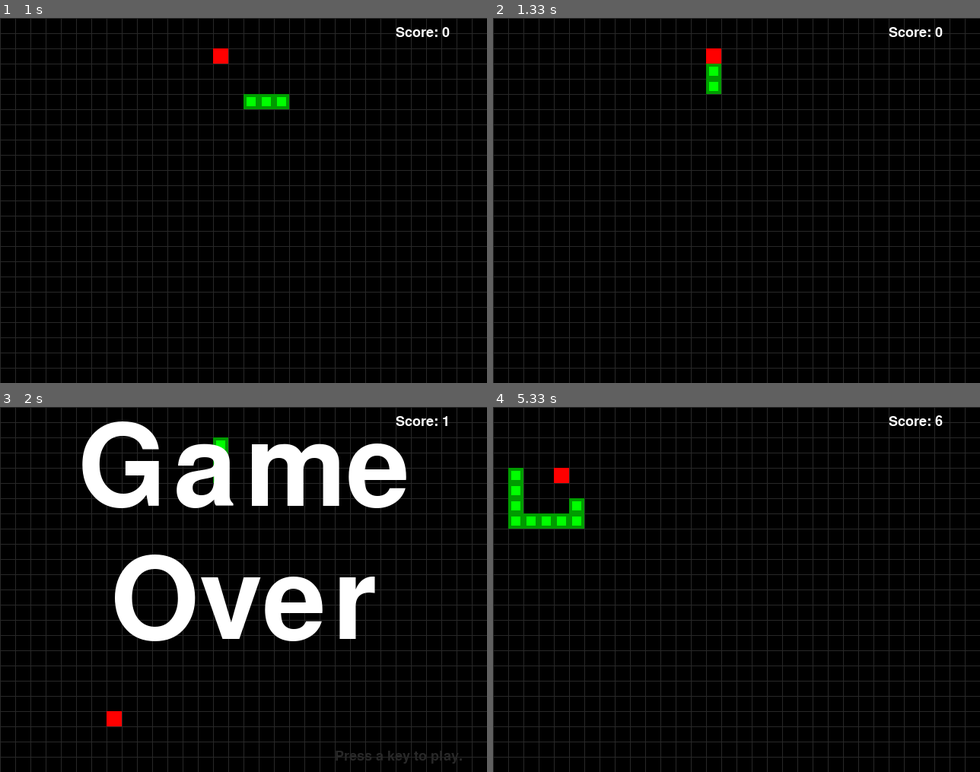
Above: before the commit, frames 1-4 (two rows, left to right).
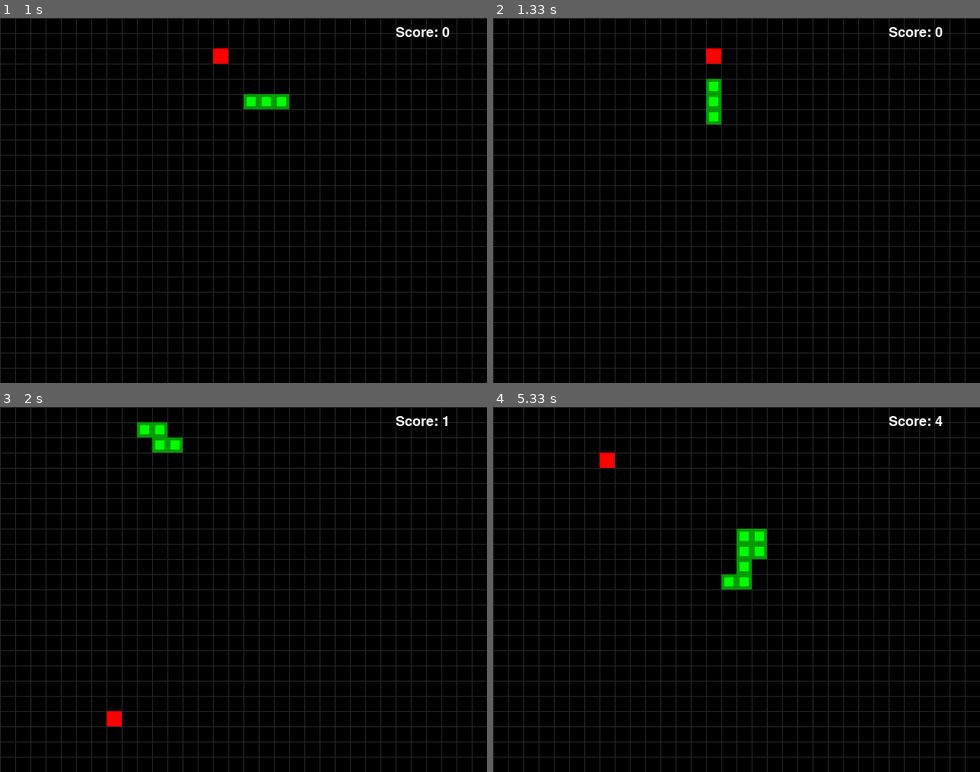
Above: after the commit, the same moments.

Repository: hungryogre/pygame-wormy
Game: pygame game, started from wormy/wormy/wormy.py
The game is run twice, just before and just after one commit, with the same random seed, the same clock (stepped at 60 frames per second) and the same inputs.
Inputs:
- Up to frame 1 (1 s): tap Enter at 0.33 s; tap A at 0.67 s
- Up to frame 2 (1.33 s): tap S at 1 s
- Up to frame 3 (2 s): hold Right 1.33-1.8 s; hold Up from 1.83 s (still down)
- Up to frame 4 (5.33 s): release Up at 2.13 s; hold Right 2.17-2.63 s; hold Left 2.67-3.2 s; hold Down 3.23-3.53 s; hold Left 3.57-3.97 s; hold Up 4-4.37 s; hold Right 4.4-5.03 s; hold Down from 5.07 s (still down)

Frame 1 is identical in both runs. In frame 2, 0.4% of the frame differs, in the area x 43-47%, y 12-30%; in frame 3, 13%, in the area x 16-95%, y 3-98%; in frame 4, 2.4%.

Commit message:
Wait to turn based on tail position.  Resolves #2

Diff:
--- a/wormy/wormy/wormy.py
+++ b/wormy/wormy/wormy.py
@@ -114,13 +114,17 @@
 
 
         if (direction == UP and apple['y'] >= wormCoords[HEAD]['y']):
-            direction = LEFT if wormCoords[HEAD]['x'] >= apple['x'] else RIGHT
+            if wormCoords[-1]['y'] - wormCoords[HEAD]['y'] > 0:
+                direction = LEFT if wormCoords[HEAD]['x'] >= apple['x'] else RIGHT
         elif (direction == RIGHT and apple['x'] <= wormCoords[HEAD]['x']):
-            direction = UP if wormCoords[HEAD]['y'] >= apple['y'] else DOWN
+            if wormCoords[-1]['x'] - wormCoords[HEAD]['x'] < 0:
+                direction = UP if wormCoords[HEAD]['y'] >= apple['y'] else DOWN
         elif (direction == DOWN and apple['y'] <= wormCoords[HEAD]['y']):
-            direction = RIGHT if wormCoords[HEAD]['x'] <= apple['x'] else LEFT
+            if wormCoords[-1]['y'] - wormCoords[HEAD]['y'] < 0:
+                direction = RIGHT if wormCoords[HEAD]['x'] <= apple['x'] else LEFT
         elif (direction == LEFT and apple['x'] >= wormCoords[HEAD]['x']):
-            direction = UP if wormCoords[HEAD]['y'] >= apple['y'] else DOWN
+            if wormCoords[-1]['x'] - wormCoords[HEAD]['x'] > 0:
+                direction = UP if wormCoords[HEAD]['y'] >= apple['y'] else DOWN
 
 
         # move the worm by adding a segment in the direction it is moving
